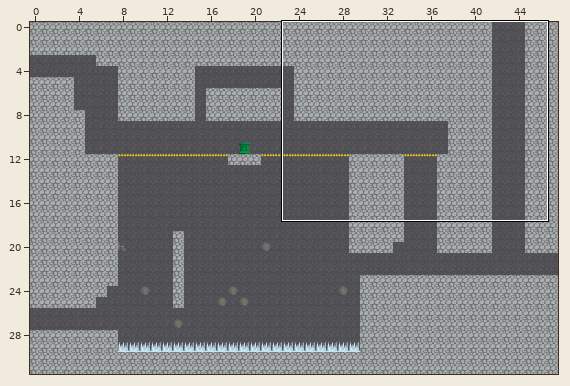
An edit to a level. Tiled map, TiledMaps/room5-1.tmx. Above: a wide view before the commit, with the close-up outlined.
Close-up. Earlier state:
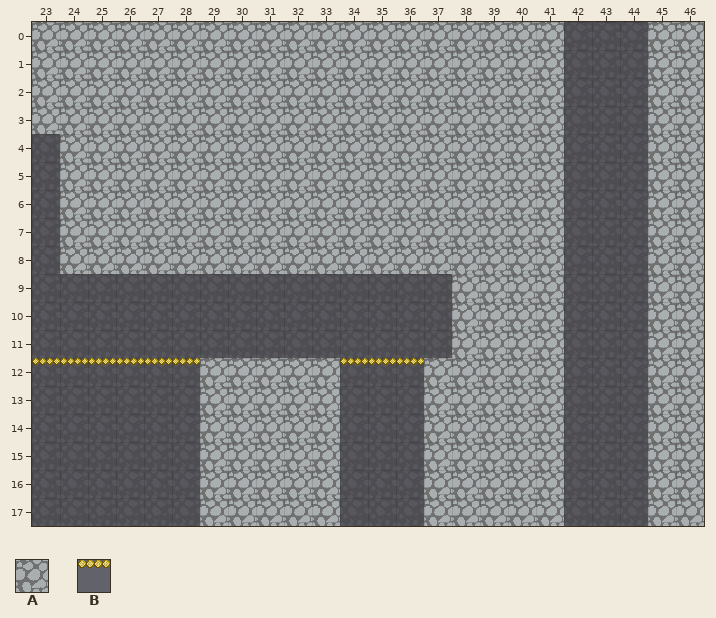
Cells are 32x32 px. Shown: x 23..46, y 0..17. The commit also changed other parts of the map, which this record leaves out.
Key: from "tilemap": A 10, B 49.
_ is an empty cell.
Layers that did not change in this view are not listed.
Layer "foreground" before, first column x 23:
 0 AAAAAAAAAAAAAAAAAAA___AA
 1 AAAAAAAAAAAAAAAAAAA___AA
 2 AAAAAAAAAAAAAAAAAAA___AA
 3 AAAAAAAAAAAAAAAAAAA___AA
 4 _AAAAAAAAAAAAAAAAAA___AA
 5 _AAAAAAAAAAAAAAAAAA___AA
 6 _AAAAAAAAAAAAAAAAAA___AA
 7 _AAAAAAAAAAAAAAAAAA___AA
 8 _AAAAAAAAAAAAAAAAAA___AA
 9 _______________AAAA___AA
10 _______________AAAA___AA
11 _______________AAAA___AA
12 BBBBBBAAAAABBBAAAAA___AA
13 ______AAAAA___AAAAA___AA
14 ______AAAAA___AAAAA___AA
15 ______AAAAA___AAAAA___AA
16 ______AAAAA___AAAAA___AA
17 ______AAAAA___AAAAA___AA
Once edited:
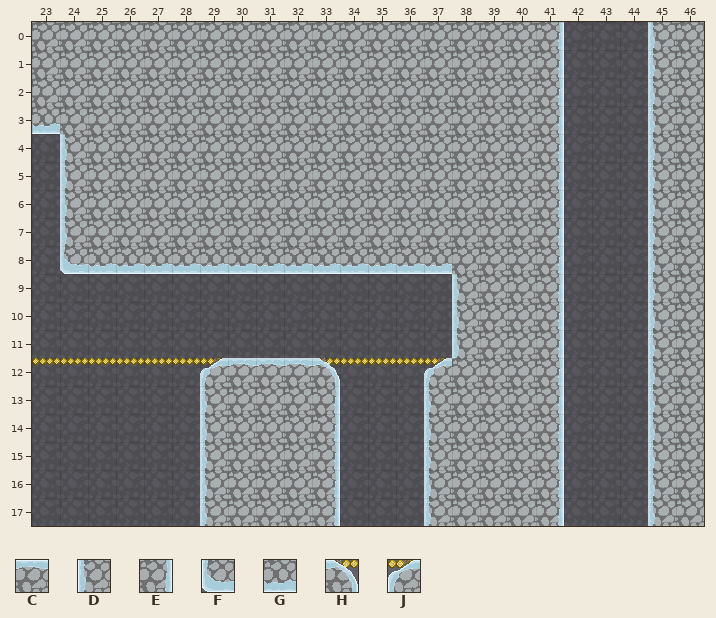
Further tiles: from "tilemap": C 4, D 9, E 11, F 15, G 16, H 48, J 50.
What changed:
Changed rows in their new state; . is an unchanged cell.
Layer "foreground":
first column x 23:
 0 ..................E...D
 1 ..................E...D
 2 ..................E...D
 3 G.................E...D
 4 .D................E...D
 5 .D................E...D
 6 .D................E...D
 7 .D................E...D
 8 .FGGGGGGGGGGGGG...E...D
 9 ...............D..E...D
10 ...............D..E...D
11 ...............D..E...D
12 ......JCCCH...J...E...D
13 ......D...E...D...E...D
14 ......D...E...D...E...D
15 ......D...E...D...E...D
16 ......D...E...D...E...D
17 ......D...E...D...E...D
Where, in picture pixels (left, top, right, bottom), the same in both close-ups:
changed: (558, 22, 564, 526)
changed: (648, 22, 655, 526)
changed: (32, 114, 459, 526)
